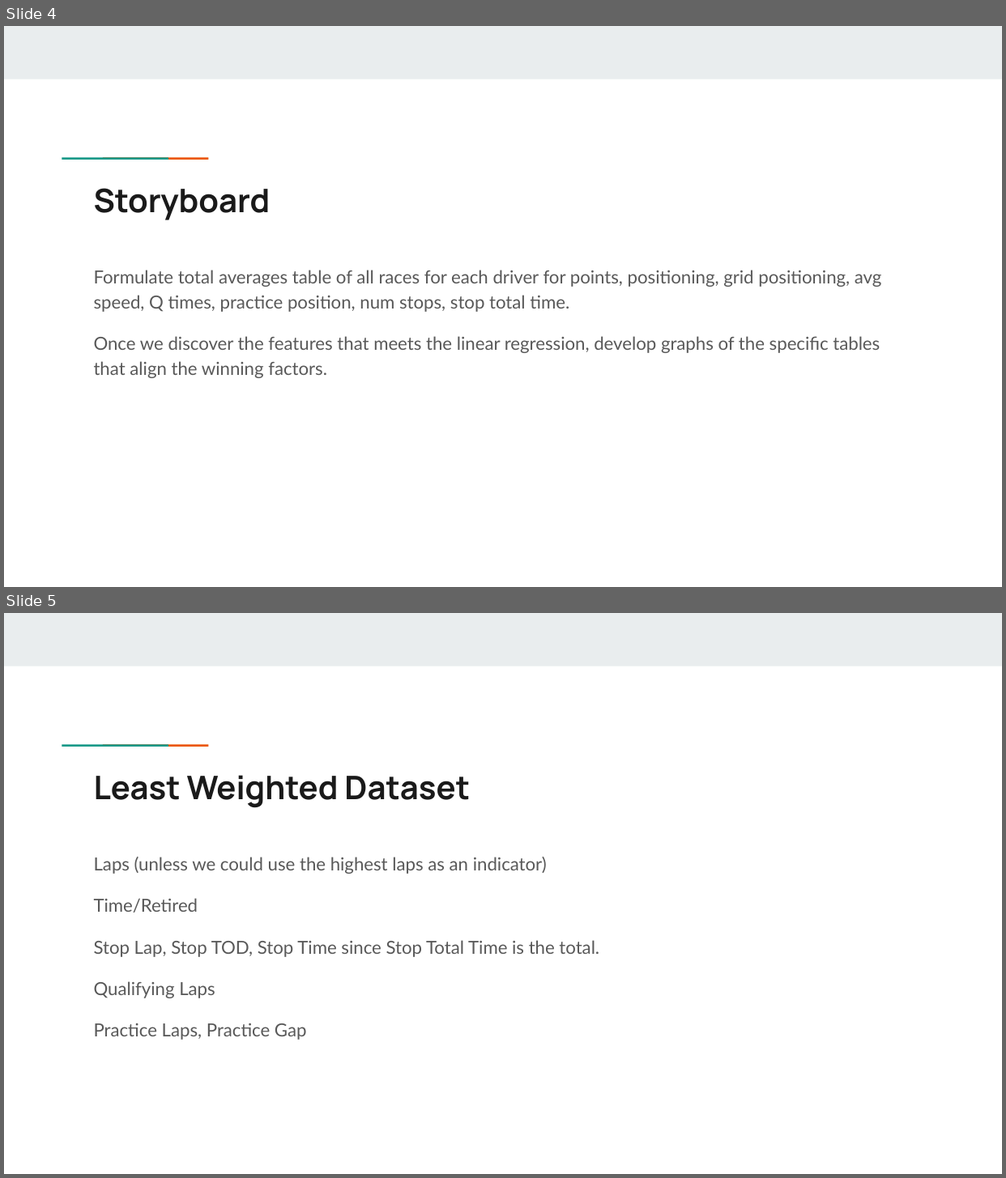
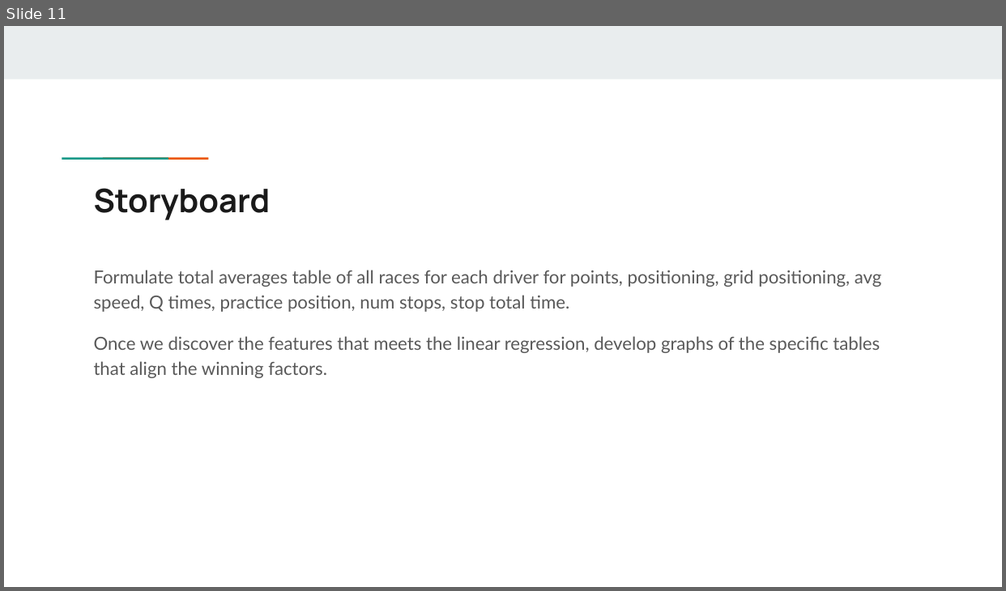
Before and after one commit to Spakicey/2022-Formula1-Analysis, a slide deck: Final Project.pptx. Shown one above the other, each under a label of ours: slides 4 and 5 before the commit, slide 11 after it. The pictures are 1006x1178 and 1006x591 pixels, drawn with LibreOffice and Linux fonts; fonts in the diff are those of the drawing. Boxes give left, top, right and bottom in pixels: in the first picture for what was removed or moved away, otherwise in the second. Text is boxed around its words. In the diff, an @@ line names an element or a change of style, - is before the commit and + after.

```diff
--- a/Final Project.pptx
+++ b/Final Project.pptx
@@ slide 5 removed at (4,613,1002,1174), background #FFFFFF; not listed: 3 template elements that a slide beside it also shows @@
@@ title removed at (94,775,470,808) @@
-Least Weighted Dataset
@@ text removed at (94,857,599,1040) @@
-Laps (unless we could use the highest laps as an indicator)
-Time/Retired
-Stop Lap, Stop TOD, Stop Time since Stop Total Time is the total.
-Qualifying Laps
-Practice Laps, Practice Gap
@@ what was slide 4 is now slide 11 @@
```
Also in this commit, not shown: 2 slides changed, 7 slides added, 3 other files.
